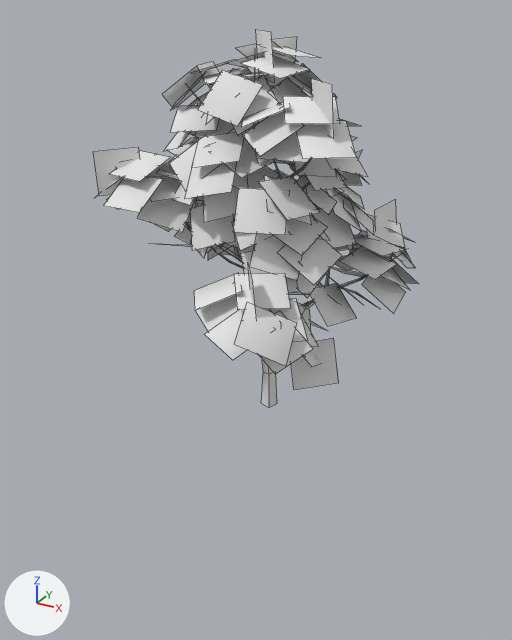
Two versions of the OBJ model assets/models/tree/tree2b_lod2.obj, one commit apart.
Both versions are drawn from a camera (50 mm lens) standing at (0.86, -1.564, 1.044) and looking at (-0.003, 0.004, 0.26). Lighting does not change. The marker at lower left points along +X, +Y and +Z. Mesh edges are drawn as thin lines. Where no turn or scale is listed for an object, it has been applied to the vertices.

In view in the first picture: 'tree2b_lod2'.
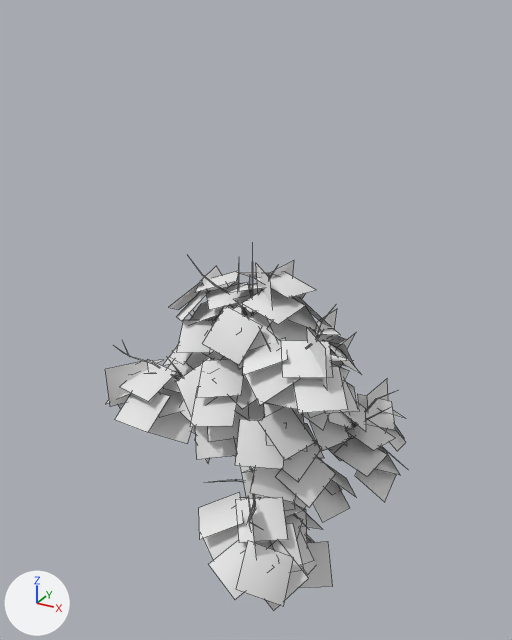
Changed parts and their boxes [x1, y1, x2, y2] in the pictures (512 x 640 px; the box of a moved part takes in the faces that stretch with it):
'tree2b_lod2', reshaped (7% narrower, 6% shorter)
    before: [93, 29, 418, 407]
    after: [105, 256, 406, 611]
part 1 of me_tree2b_lod2, moved or reshaped
    before: [254, 125, 277, 407]
    after: [252, 259, 254, 315]
part 2 of me_tree2b_lod2, moved or reshaped (not visible before)
    after: [207, 479, 244, 483]
part 3 of me_tree2b_lod2, moved or reshaped (not visible before)
    after: [249, 493, 256, 530]
part 4 of me_tree2b_lod2, moved or reshaped
    before: [306, 275, 364, 308]
    after: [316, 391, 395, 443]
part 5 of me_tree2b_lod2, moved or reshaped (not visible afterwards)
    before: [341, 287, 377, 307]
part 6 of me_tree2b_lod2, moved or reshaped (not visible afterwards)
    before: [325, 269, 330, 285]
part 7 of me_tree2b_lod2, moved or reshaped
    before: [290, 159, 311, 177]
    after: [307, 325, 321, 348]
part 8 of me_tree2b_lod2, moved or reshaped (not visible afterwards)
    before: [158, 244, 221, 249]
part 9 of me_tree2b_lod2, moved or reshaped
    before: [185, 225, 242, 262]
    after: [117, 348, 179, 380]
part 10 of me_tree2b_lod2, moved or reshaped
    before: [93, 29, 418, 390]
    after: [105, 256, 406, 611]

What changed in the scene script:
```text
Change me_tree2b_lod2:
    used by ob_tree2b_lod2; location = (0.0, 0.0, 0.0)
    remove me_tree2b_lod2.from_pydata(...)  # 1160 vertices, 590 faces; spans x -0.374..0.374, y -0.474..0.474, z 0.0..1.0
    add me_tree2b_lod2.from_pydata(...)  # 1160 vertices, 590 faces; spans x -0.395..0.395, y -0.5..0.5, z -0.5..0.5
    me_tree2b_lod2 part 1: the loose piece of 58 vertices spanning x -0.014..0.058, y -0.047..0.042, z 0.0..0.961 is scaled about its middle by 1.04, then moved by (-0.006, -0.001, -0.481)
    me_tree2b_lod2 part 2: the loose piece of 7 vertices spanning x 0.019..0.08, y -0.293..-0.119, z 0.312..0.408 is scaled about its middle by 1.04, then moved by (-0.005, -0.009, -0.486)
    me_tree2b_lod2 part 3: the loose piece of 25 vertices spanning x 0.019..0.223, y -0.415..0.015, z 0.228..0.426 is scaled about its middle by 1.04, then moved by (-0.002, -0.009, -0.487)
    me_tree2b_lod2 part 4: the loose piece of 37 vertices spanning x 0.023..0.285, y 0.023..0.417, z 0.239..0.394 is scaled about its middle by 1.04, then moved by (0.0, 0.008, -0.487)
    me_tree2b_lod2 part 5: the loose piece of 7 vertices spanning x 0.169..0.277, y 0.162..0.226, z 0.267..0.336 is scaled about its middle by 1.04, then moved by (0.002, 0.007, -0.488)
    me_tree2b_lod2 part 6: the loose piece of 7 vertices spanning x 0.11..0.147, y 0.137..0.289, z 0.316..0.439 is scaled about its middle by 1.04, then moved by (-0.001, 0.008, -0.485)
    me_tree2b_lod2 part 7: the loose piece of 37 vertices spanning x 0.033..0.253, y -0.135..0.025, z 0.433..0.838 is scaled about its middle by 1.04, then moved by (-0.001, -0.003, -0.474)
    me_tree2b_lod2 part 8: the loose piece of 7 vertices spanning x -0.278..-0.082, y -0.097..-0.039, z 0.462..0.473 is scaled about its middle by 1.04, then moved by (-0.014, -0.004, -0.481)
    me_tree2b_lod2 part 9: the loose piece of 25 vertices spanning x -0.308..0.049, y -0.207..0.016, z 0.378..0.674 is scaled about its middle by 1.04, then moved by (-0.012, -0.005, -0.479)
    me_tree2b_lod2 part 10: 813 of 1160 vertices moved; they spanned x -0.374..0.374, y -0.474..0.474, z 0.188..1.0 and now span x -0.395..0.395, y -0.5..0.5, z -0.425..0.425; mean shift (0.001, 0.001, -0.58); largest move (0.208, -0.189, 0.193) -> (0.22, -0.199, -0.425)
```
